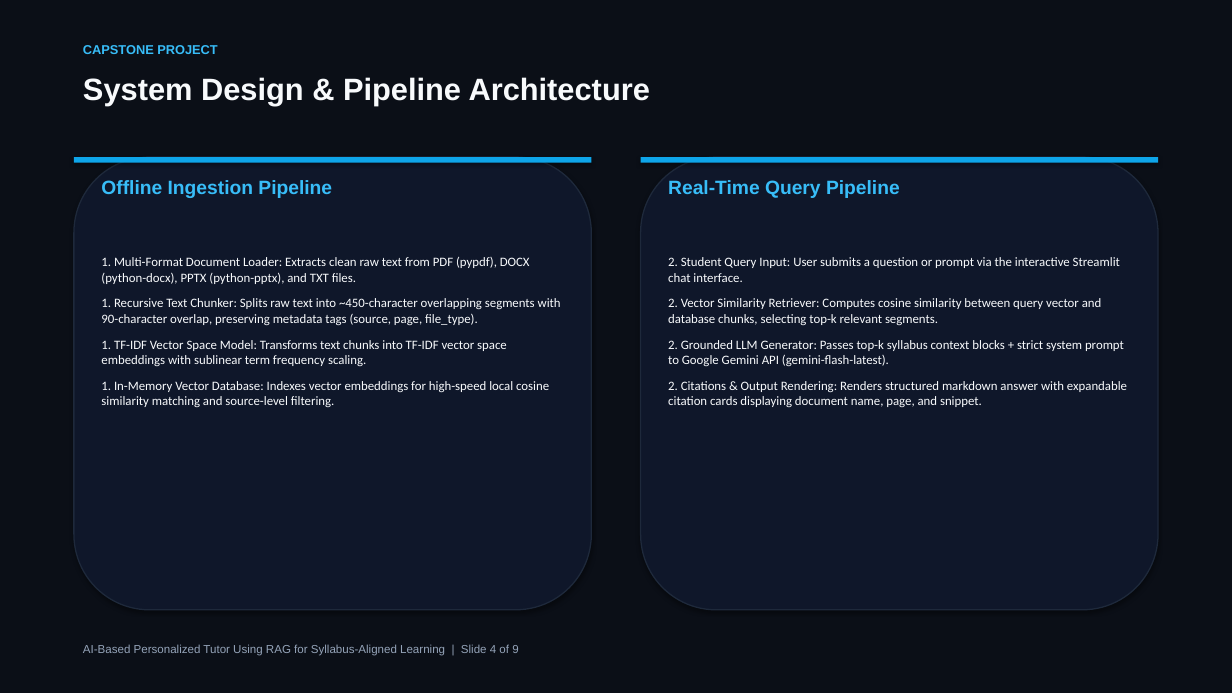
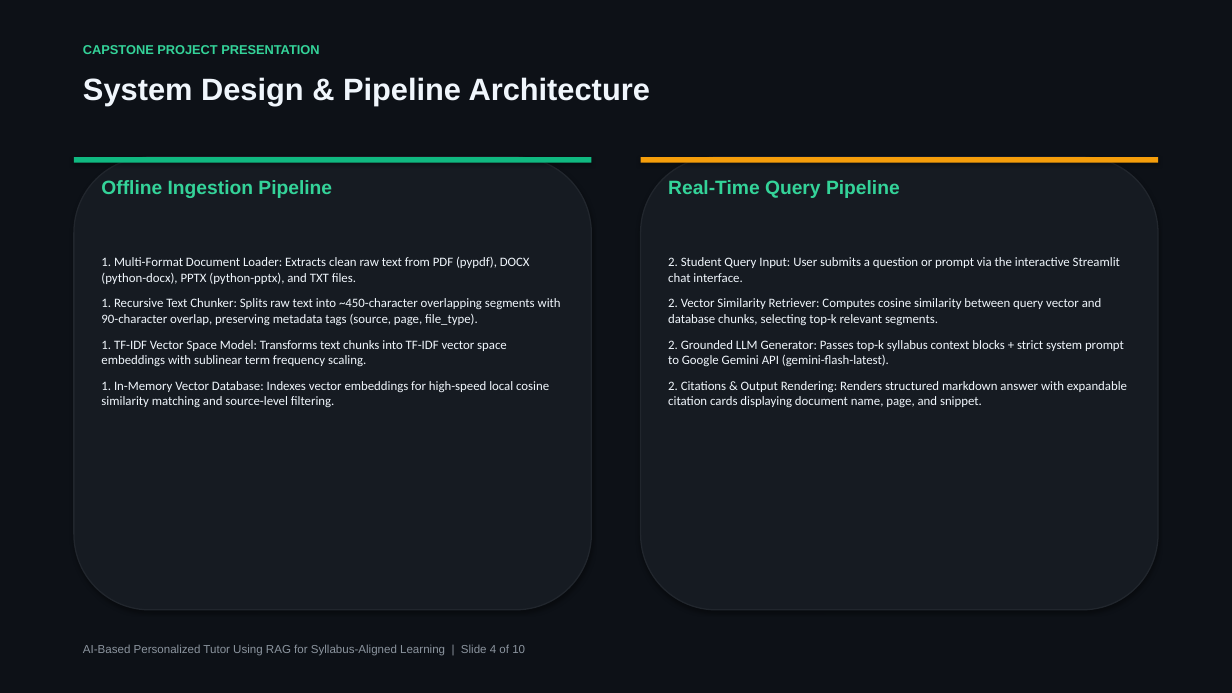
Before and after one commit to chaitanyaP14/AI_Tutor, a slide deck: slide 4 of AI_Tutor_Capstone_Presentation.pptx. Drawn at 1232x693 pixels with LibreOffice and Linux fonts; fonts in the diff are those of the drawing. Boxes give left, top, right and bottom in pixels: in the first picture for what was removed or moved away, otherwise in the second. Text is boxed around its words. In the diff, an @@ line names an element or a change of style, - is before the commit and + after.

```diff
--- a/AI_Tutor_Capstone_Presentation.pptx
+++ b/AI_Tutor_Capstone_Presentation.pptx
@@ background #0B0F17 to #0D1117 @@
@@ text at (83,45,319,54): text changed; text colour #38BDF8 to #34D399 @@
-CAPSTONE PROJECT
+CAPSTONE PROJECT PRESENTATION
@@ rounded rectangle at (74,157,592,610): fill #0F172A to #161B22; outline #1E293B 1 pt to #21262D 1 pt @@
@@ rectangle at (74,157,592,163): fill #0EA5E9 to #10B981 @@
@@ text "Offline Ingestion Pipeline" at (101,180,332,198): text colour #38BDF8 to #34D399 @@
@@ rounded rectangle at (640,157,1158,610): fill #0F172A to #161B22; outline #1E293B 1 pt to #21262D 1 pt @@
@@ rectangle at (640,157,1158,163): fill #0EA5E9 to #F59E0B @@
@@ text "Real-Time Query Pipeline" at (668,180,900,198): text colour #38BDF8 to #34D399 @@
@@ text at (83,644,525,656): text changed; text colour #94A3B8 to #8B949E @@
-AI-Based Personalized Tutor Using RAG for Syllabus-Aligned Learning | Slide 4 of 9
+AI-Based Personalized Tutor Using RAG for Syllabus-Aligned Learning | Slide 4 of 10
```
Also in this commit, not shown: 8 other slides changed, 1 slide added, 4 other files.
